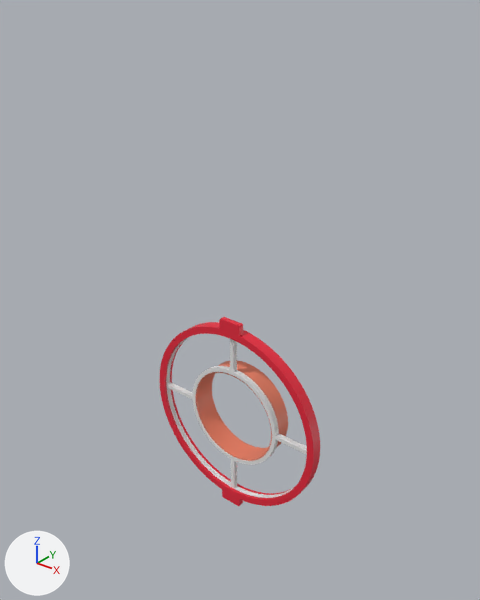
Renders of the Blender file Godox AR400 Polarizer Mount - 5432920/Godox_Flash_Polarizer.blend from each side of a commit.
Both versions are drawn from a camera (50 mm lens) standing at (332.0, -387.0, 476.0) and looking at (-5.0, 34.0, 215.0). The axes (+X, +Y, +Z) are drawn at lower left. The lights are the same throughout.

The scene before the commit, as lines of its bpy script (objects in view):
```python
ob_center_support = bpy.data.objects.new('Center Support', me_circle_006)
ob_center_support.location = (0.0, 17.0, 100.0)
ob_center_support.rotation_euler = (1.571, 0.0, 0.0)  # degrees (90, 0, 0)
ob_center_support_001 = bpy.data.objects.new('Center Support.001', me_circle_004)
ob_center_support_001.location = (0.0, 19.8, 100.0)
ob_center_support_001.rotation_euler = (1.571, 0.0, 0.0)  # degrees (90, 0, 0)
ob_inner_loop = bpy.data.objects.new('Inner Loop', me_circle_003)
ob_inner_loop.parent = ob_filter
ob_inner_loop.location = (0.0, -16.86, 100.0)
ob_inner_loop.rotation_euler = (1.571, 0.0, 0.0)  # degrees (90, 0, 0)
ob_outer_loop = bpy.data.objects.new('Outer Loop', me_circle_007)
ob_outer_loop.location = (0.0, 14.6, 100.0)
ob_outer_loop.rotation_euler = (1.571, 0.0, 0.0)  # degrees (90, 0, 0)
ob_outer_loop.scale = (1.0, 1.0, 1.0)
ob_outer_loop_001 = bpy.data.objects.new('Outer Loop.001', me_circle_001)
ob_outer_loop_001.location = (0.0, 22.2, 100.0)
ob_outer_loop_001.rotation_euler = (4.712, 0.0, 0.0)  # degrees (270, 0, 0)
ob_outer_loop_001.scale = (1.0, -1.0, 1.0)
```
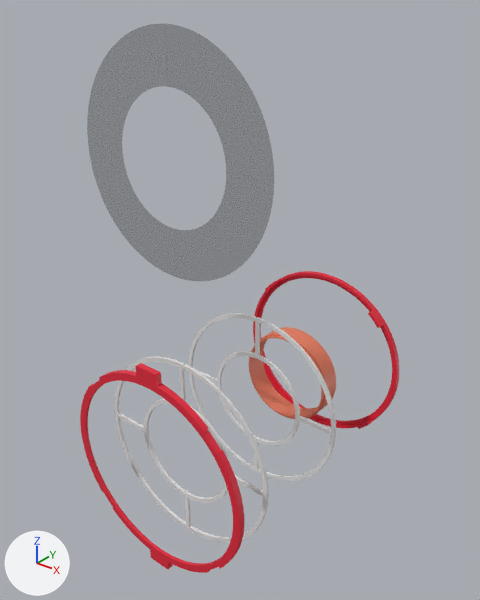
What differs and where, as boxes [x1, y1, x2, y2] in the pictures (480 x 600 px):
'Filter.001', added
    after: [87, 24, 274, 281]
'Outer Loop', moved
    before: [160, 317, 317, 506]
    after: [80, 363, 244, 573]
'Center Support', moved
    before: [166, 339, 307, 498]
    after: [115, 356, 269, 543]
'Center Support.001', moved
    before: [168, 338, 307, 496]
    after: [189, 313, 336, 481]
'Outer Loop.001', moved
    before: [170, 322, 320, 505]
    after: [253, 271, 399, 429]
'Inner Loop', deleted
    before: [196, 360, 288, 461]
'Tube', added
    after: [249, 327, 336, 419]

The change, as a list of edits to the scene's bpy script:
```text
Add mat_filter:
    mat_filter = principled_material('Filter')
    mat_filter.base_color = (0.177, 0.177, 0.177)  # grey #757575
    mat_filter.roughness = 0.0
    mat_filter.alpha = 0.372
Add me_circle_010:
    me_circle_010.from_pydata(...)  # 520 vertices, 454 faces; spans x 0.0..90.5, y 0.0..90.5, z 1.0..1.2
    me_circle_010.polygons.foreach_set('use_smooth', [True] * 454)
    me_circle_010.materials.append(mat_filter)  # grey #757575
Add me_circle_003_1:
    me_circle_003_1.from_pydata(...)  # 2048 vertices, 2048 faces; spans x -48.4..48.4, y -48.4..48.4, z -20.0..3.6
    me_circle_003_1.polygons.foreach_set('use_smooth', [True] * 2048)
    me_circle_003_1.materials.append(mat_printed_1)  # orange #e77e62
Remove ob_inner_loop:
    ob_inner_loop = bpy.data.objects.new('Inner Loop', me_circle_003)
    ob_inner_loop.parent = ob_filter
    ob_inner_loop.matrix_parent_inverse = Matrix(((1.0, 0.0, 0.0, 0.0), (0.0, 0.0, 1.0, -100.0), (0.0, -1.0, 0.0, -26.22), (0.0, 0.0, 0.0, 1.0)))
    ob_inner_loop.location = (0.0, -16.86, 100.0)
    ob_inner_loop.rotation_euler = (1.571, 0.0, 0.0)  # degrees (90, 0, 0)
Change ob_center_support:
    ob_center_support.location: (0.0, 17.0, 100.0) -> (0.0, -49.3, 100.0)
Change ob_outer_loop:
    ob_outer_loop.location: (0.0, 14.6, 100.0) -> (0.0, -87.2, 100.0)
Change ob_outer_loop_001:
    ob_outer_loop_001.location: (0.0, 22.2, 100.0) -> (0.0, 174.1, 100.0)
Change ob_center_support_001:
    ob_center_support_001.location: (0.0, 19.8, 100.0) -> (0.0, 54.5, 100.0)
Add ob_filter_001:
    ob_filter_001 = bpy.data.objects.new('Filter.001', me_circle_010)
    ob_filter_001.location = (0.0, -49.3, 358.7)
    ob_filter_001.rotation_euler = (1.571, 0.0, 0.0)  # degrees (90, 0, 0)
    _m = ob_filter_001.modifiers.new('Mirror', 'MIRROR')
    _m.use_axis = (True, True, False)
Add ob_tube:
    ob_tube = bpy.data.objects.new('Tube', me_circle_003_1)
    ob_tube.parent = ob_filter
    ob_tube.matrix_parent_inverse = Matrix(((1.0, 0.0, 0.0, 0.0), (0.0, 0.0, 1.0, -100.0), (0.0, -1.0, 0.0, -26.22), (0.0, 0.0, 0.0, 1.0)))
    ob_tube.location = (0.0, 68.89, 100.0)
    ob_tube.rotation_euler = (1.571, 0.0, 0.0)  # degrees (90, 0, 0)
```
